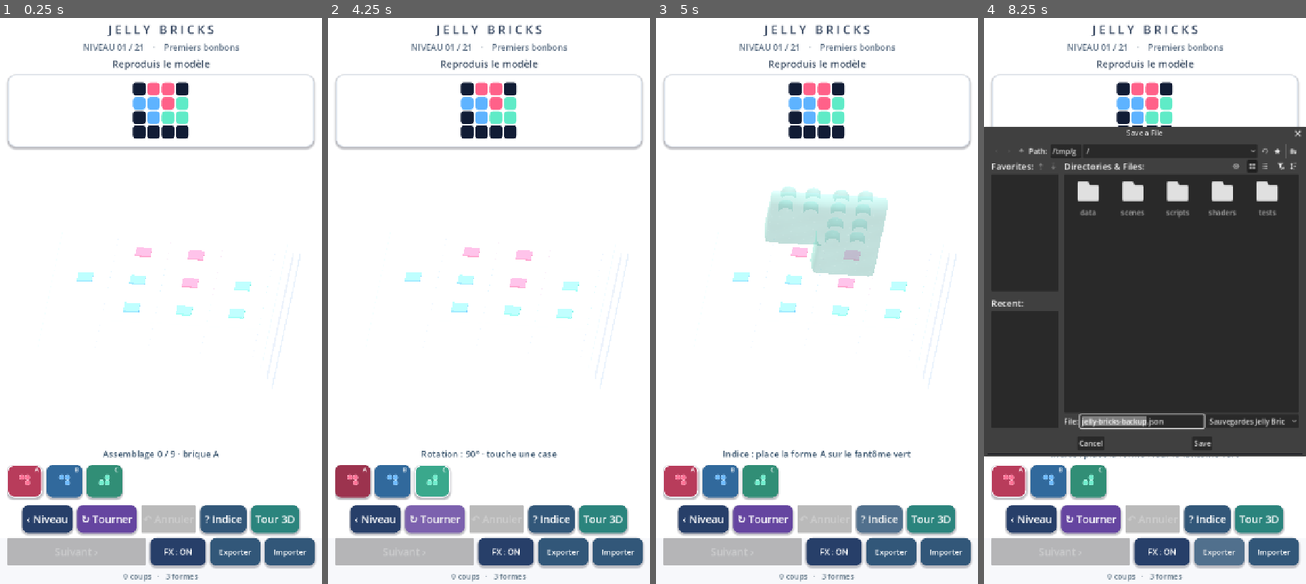
Above: before the commit, frames 1-4 (left to right).
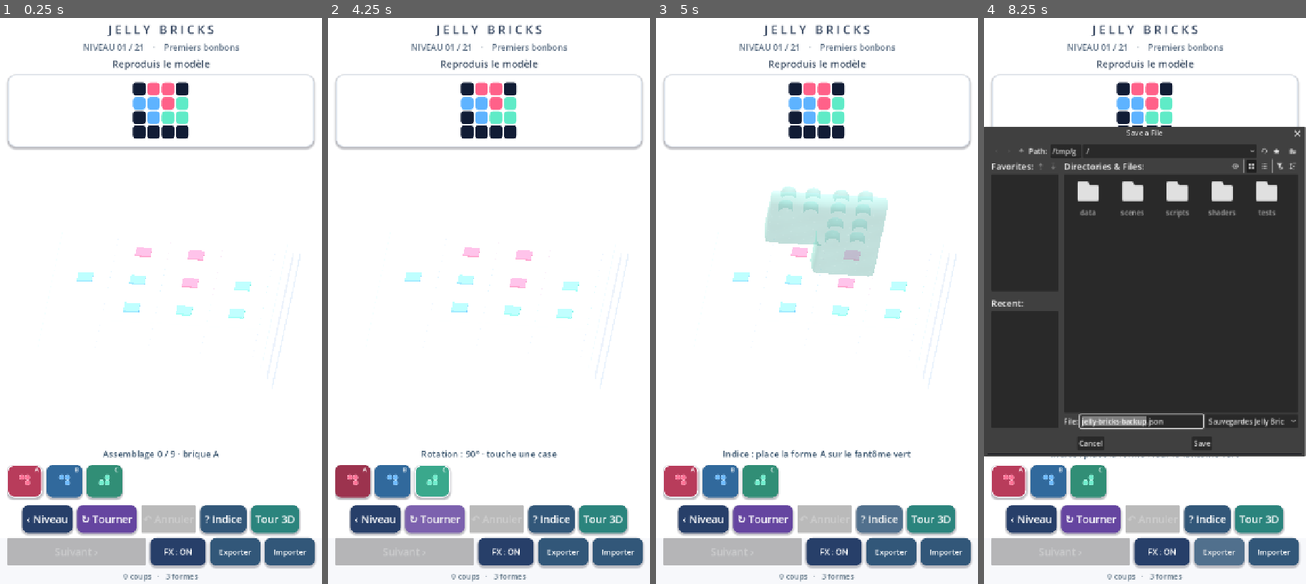
Above: after the commit, the same moments.

Repository: dbrckk/Jelly-bricks
Game: Godot game, scene res://scenes/main.tscn
Two runs of this game, one before a commit and one after it. Both use one fixed random seed, a clock stepped at 60 frames per second and the inputs below.
Inputs (mouse positions are in pixels of both pictures, inside the frame that each line leads up to):
- Up to frame 1 (0.25 s): no input
- Up to frame 2 (4.25 s): click (353, 482) at 0.52 s; click (392, 482) at 1.27 s; click (431, 482) at 2.02 s; click "‹ Niveau" at 2.75 s; click "↻ Tourner" at 3.5 s
- Up to frame 3 (5 s): click "? Indice" at 4.25 s
- Up to frame 4 (8.25 s): click "Tour 3D" at 5 s; click "‹ Puzzles" at 5.75 s; click "FX : ON" at 6.5 s; click "FX : OFF" at 7.25 s; click "Exporter" at 8 s

Frames 1-3 are identical in both runs. In frame 4, 0.7% of the frame differs, in the area x 24-100%, y 19-78%.

Commit message:
render(native): assign strong wet bevel to solid bricks, restrained translucent placement ghost

Diff:
--- a/native-godot/scripts/stack_mode.gd
+++ b/native-godot/scripts/stack_mode.gd
@@ -792,6 +792,9 @@
     # Fully pigmented polished candy: visible only in the 3D studio.
     # Keep ghost less opaque and less glossy for precise mobile placement.
     material.set_shader_parameter("studio_finish", .46 if translucent else .94)
+    # A localized photographic bead on the real bevel, not a white tint
+    # over the whole block. Ghost stays dim while the solid is glossy.
+    material.set_shader_parameter("studio_wet_edge", .15 if translucent else .95)
     # Regular gameplay uses conservative optics; the Gallery enhances
     # absorption without extra geometry or texture lookups.
     material.set_shader_parameter("optical_depth", .18 if translucent else .54)
